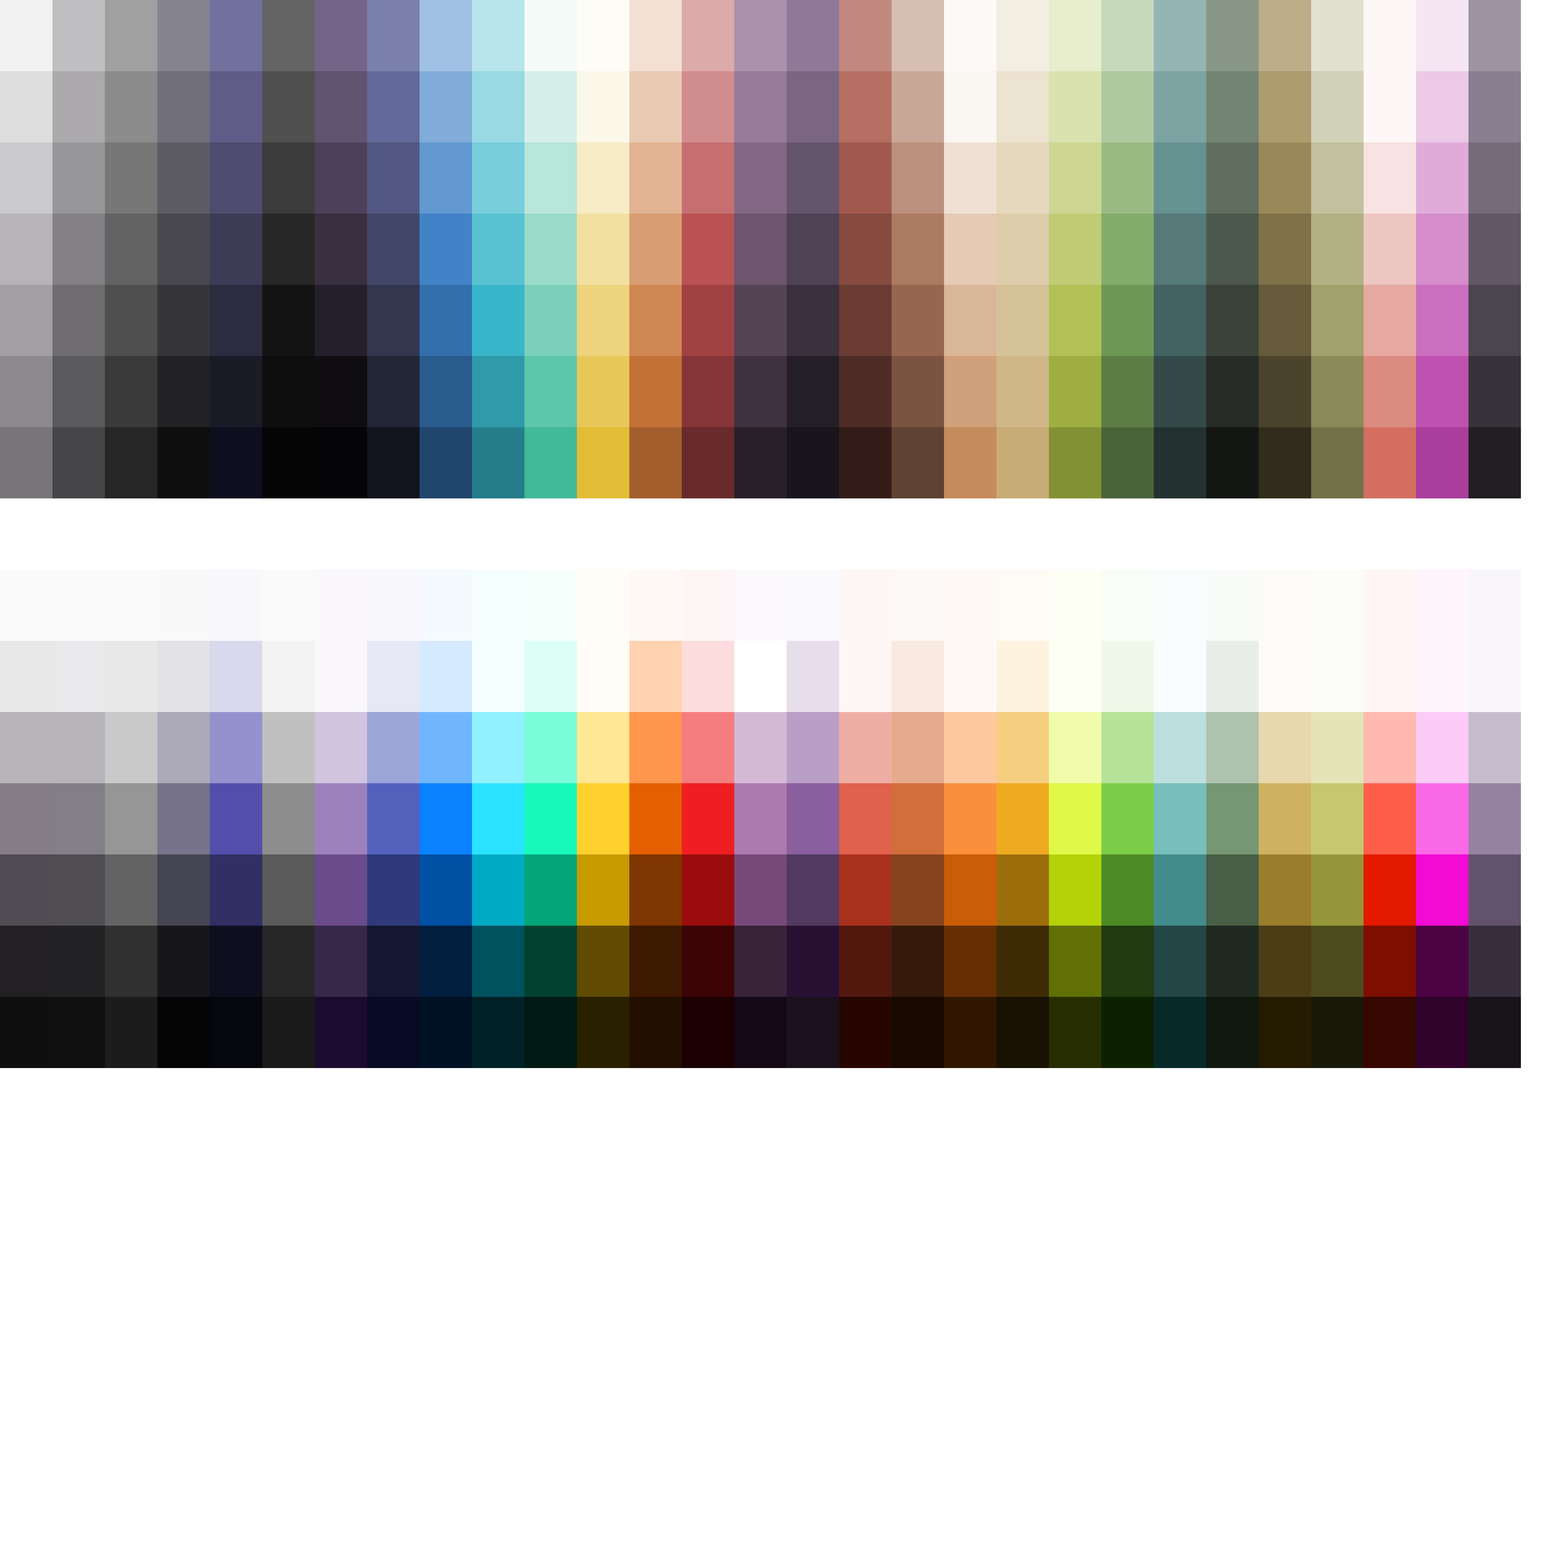
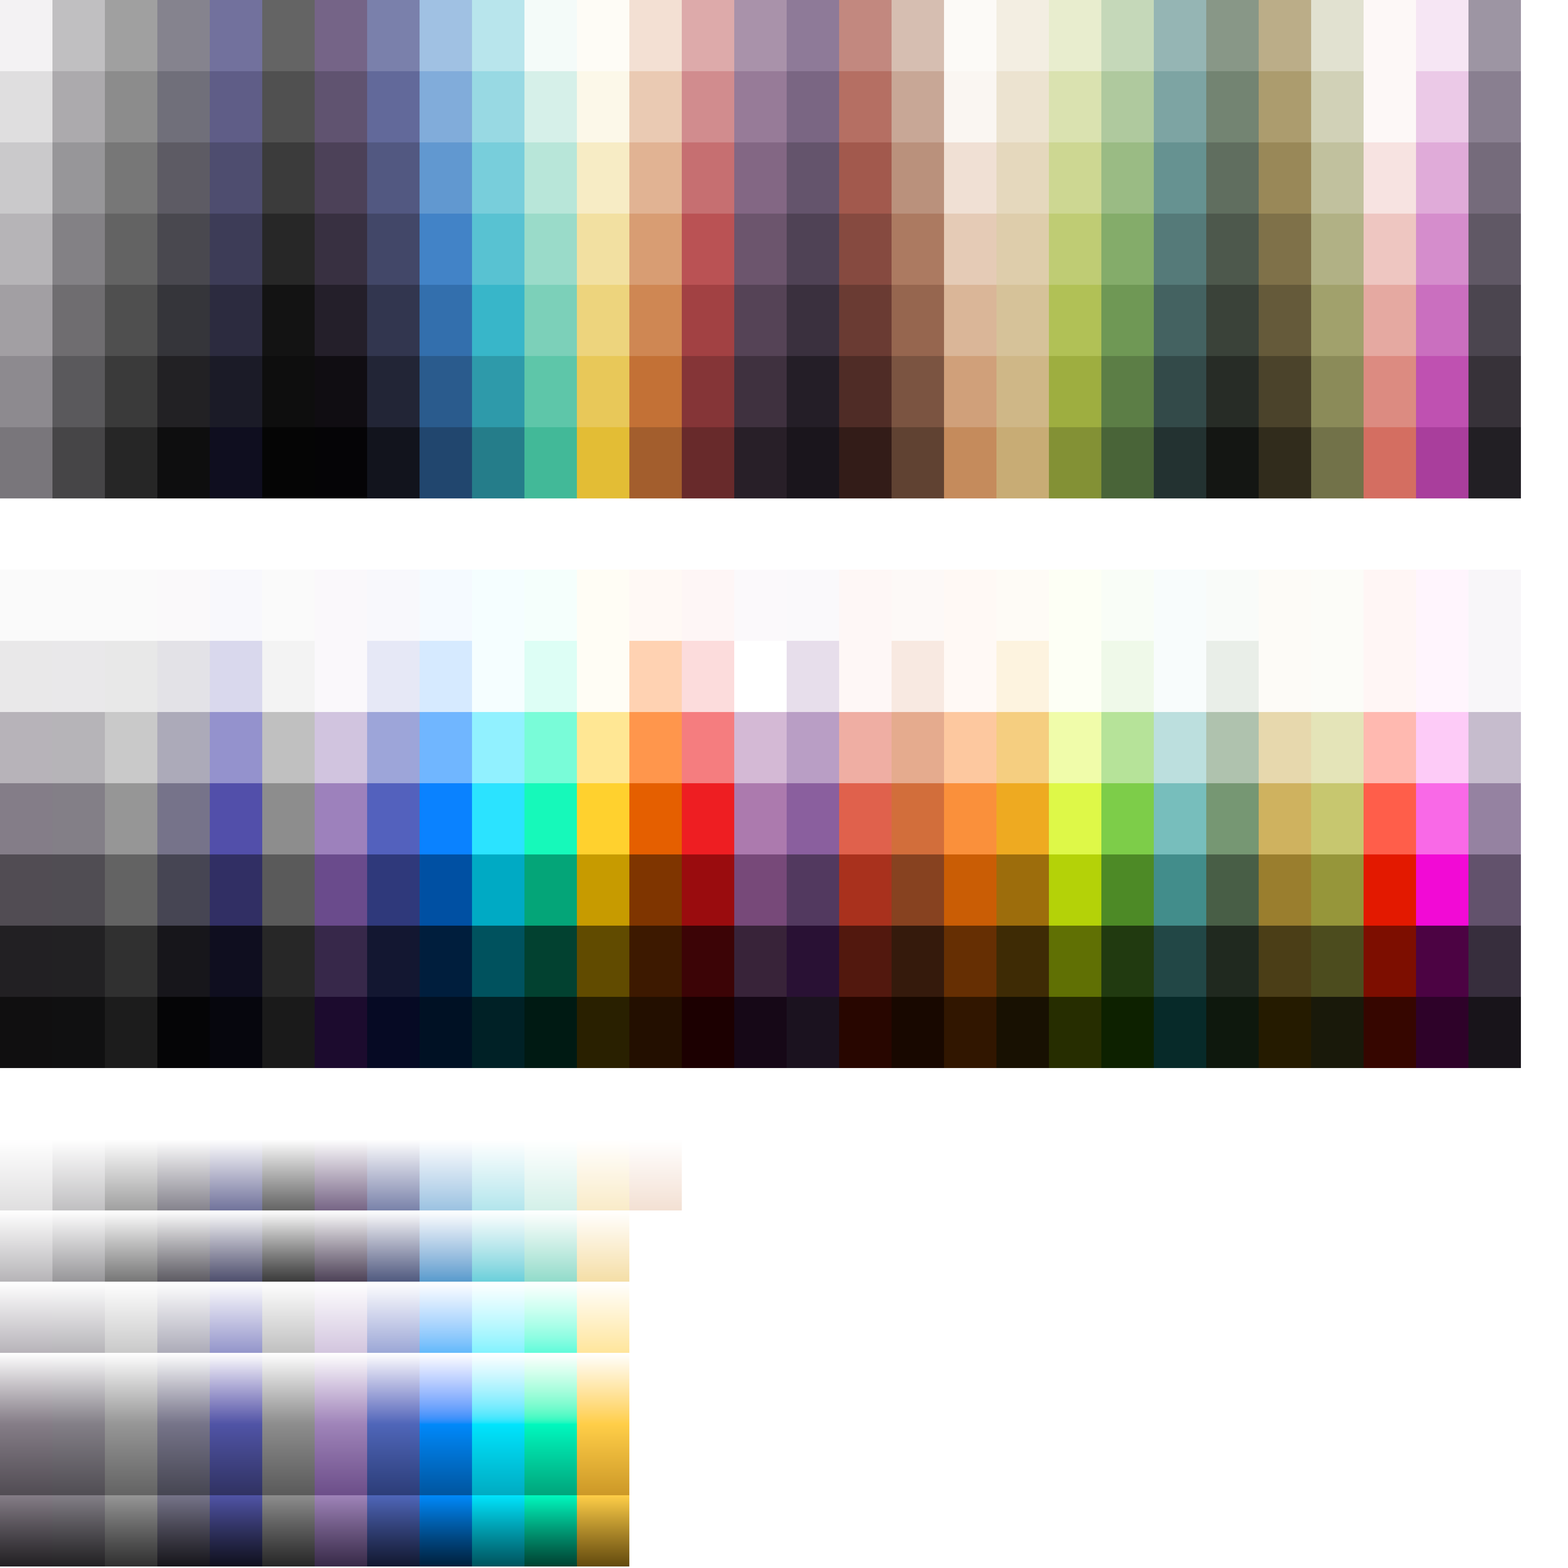
Before/after of a 1568×1568 layered artwork. What changed in the layer stack:
painted on "Background" over [0, 1140, 682, 1567]